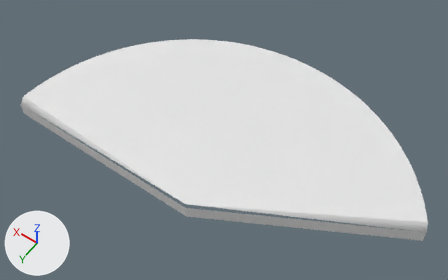
The OBJ model Assets/Models/Slice42.obj, before and after one commit.
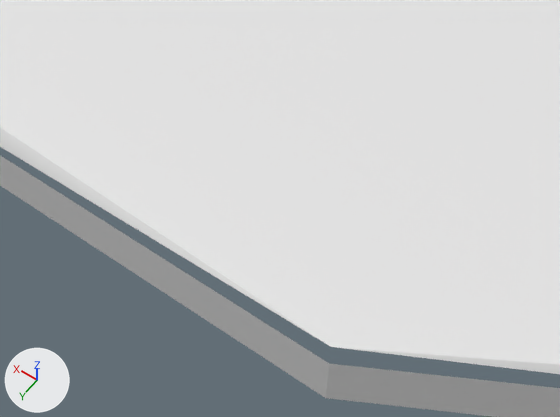
Each version appears first whole from a camera (50 mm lens) standing at (-0.94, 1.037, 2.212) and looking at (0.103, -0.422, -0.081), and next in a close-up from a camera (50 mm lens) standing at (-0.144, 0.274, 0.578) and looking at (0.095, -0.061, 0.052). The lights are fixed; the arrows at lower left show +X, +Y and +Z. Where no turn or scale is listed for an object, it has been applied to the vertices.

The older version as bpy lines, for what is in view:
```python
me_slice42 = bpy.data.meshes.new('Slice42')
me_slice42.from_pydata(...)  # 50 vertices, 46 faces; spans x -0.88..1.0, y -1.0..0.0, z -0.1..0.0
# before: 0 (0.0, 0.0, 0.0) at pixel (331, 346), 2 (1.0, 0.0, -0.03), 45 (-0.88, -0.48, -0.03), 46 (0.0, 0.0, -0.1) at pixel (325, 398), 47 (0.0, 0.0, -0.03) at pixel (329, 363)
# before: 48 (1.0, 0.0, -0.1), 49 (-0.88, -0.48, -0.1)
ob_slice42 = bpy.data.objects.new('Slice42', me_slice42)
ob_slice42.location = (0.0, 0.0, 0.0)
```
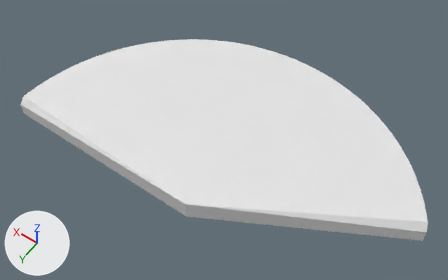
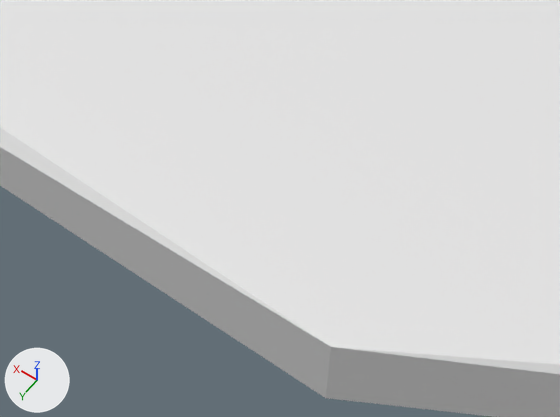
Location of each change, [x1, y1, x2, y2] in pixels of the close-ups (560 x 417 px; the box of a moved part takes in the faces that stretch with it):
part 1 of me_slice42, moved or reshaped
    before: [0, 156, 560, 417]
    after: [0, 147, 560, 417]

The change in detail:
me_slice42 has 50 vertices, 46 faces and spans x -0.88..1.0, y -1.0..0.0, z -0.1..0.0.
me_slice42 is used by ob_slice42; location (0.0, 0.0, 0.0).
Verts and faces of me_slice42; kept vertices keep their numbers, new ones are numbered from 50.
Part 1, on me_slice42:
Vertices deleted: 47 (with the faces that use them).
New faces: (0, 2, 48, 46), (0, 46, 49, 45).
